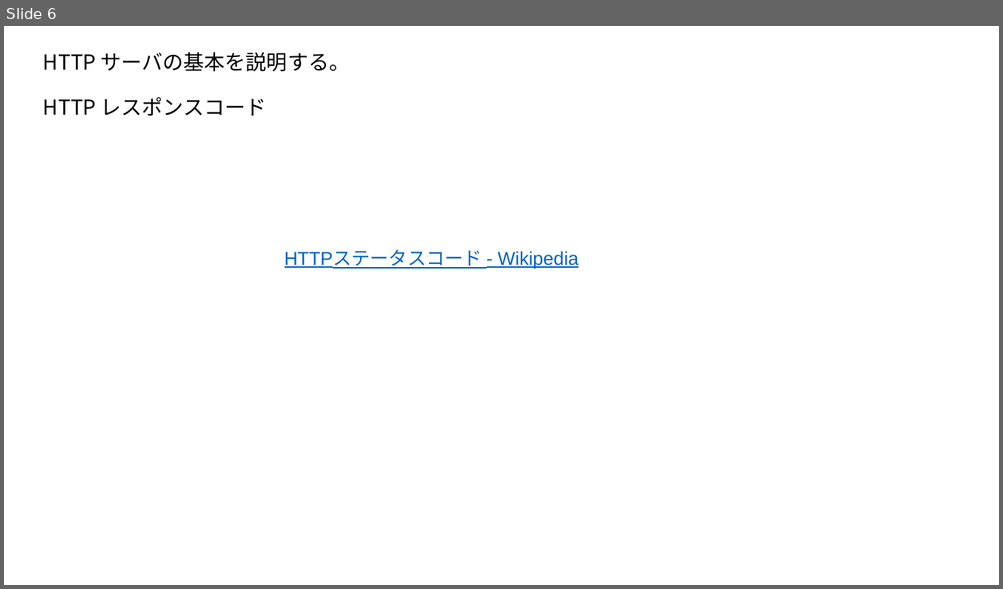
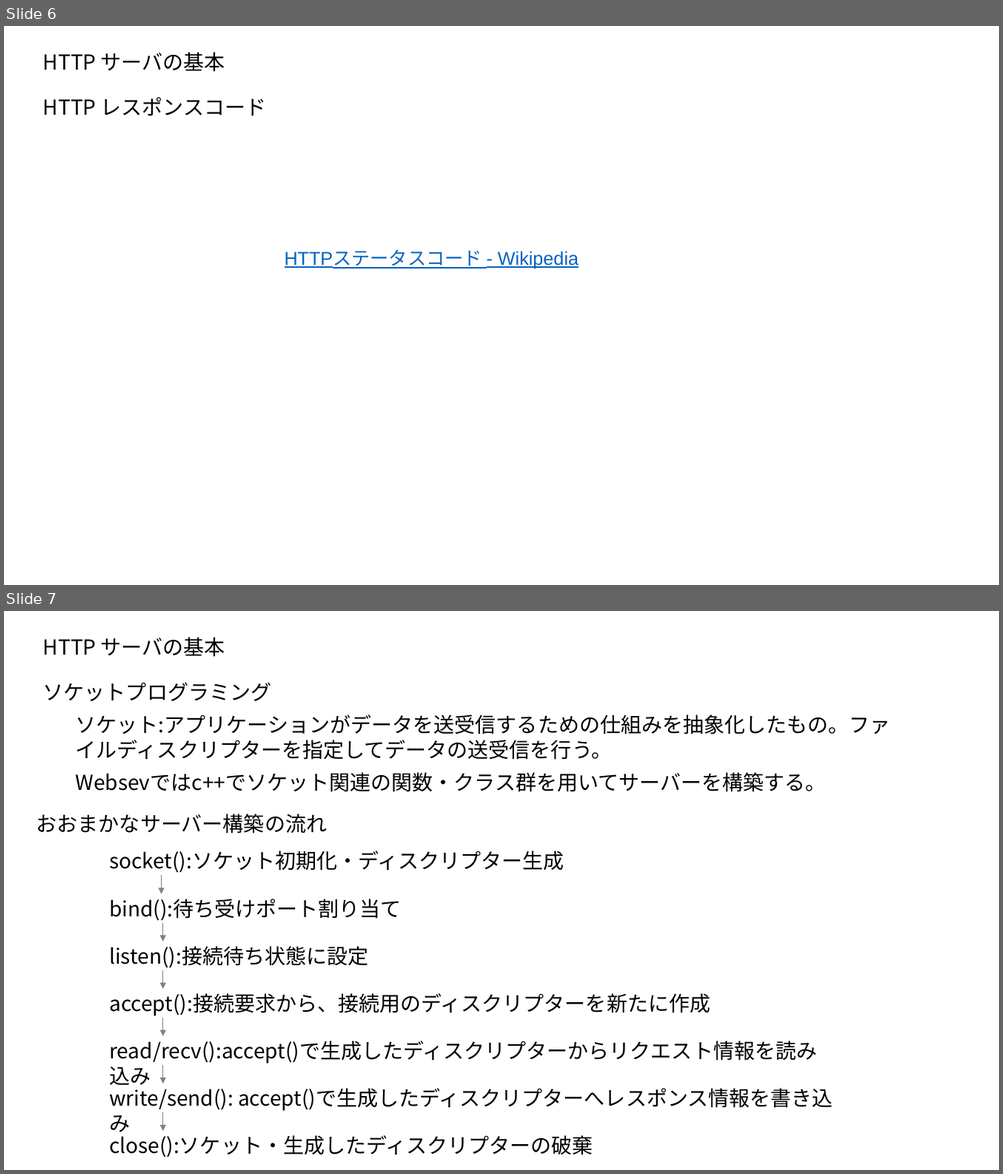
Before and after one commit to sk-uma/webserv, a slide deck: explain.pptx. Shown one above the other, each under a label of ours: slide 6 before the commit, slides 6 and 7 after it. The pictures are 1003x589 and 1003x1174 pixels, drawn with LibreOffice and Linux fonts; fonts in the diff are those of the drawing. Boxes give left, top, right and bottom in pixels: in the first picture for what was removed or moved away, otherwise in the second. Text is boxed around its words. In the diff, an @@ line names an element or a change of style, - is before the commit and + after.

```diff
--- a/explain.pptx
+++ b/explain.pptx
@@ slide 7 added at (x1=4, y1=611, x2=999, y2=1170), background #FFFFFF @@
@@ text added at (x1=43, y1=637, x2=225, y2=657), 20 pt, text #000000 @@
+HTTP サーバの基本
@@ text added at (x1=43, y1=682, x2=271, y2=701), 20 pt, text #000000 @@
+ソケットプログラミング
@@ text added at (x1=76, y1=715, x2=891, y2=760), 20 pt, text #000000 @@
+ソケット:アプリケーションがデータを送受信するための仕組みを抽象化したもの。ファイルディスクリプターを指定してデータの送受信を行う。
@@ text added at (x1=76, y1=772, x2=826, y2=792), 20 pt, text #000000 @@
+Websevではc++でソケット関連の関数・クラス群を用いてサーバーを構築する。
@@ text added at (x1=37, y1=814, x2=327, y2=834), 20 pt, text #000000 @@
+おおまかなサーバー構築の流れ
@@ text added at (x1=109, y1=851, x2=564, y2=873), 20 pt, text #000000 @@
+socket():ソケット初期化・ディスクリプター生成
@@ arrow added from (162, 876) to (162, 894), #808080 0.5 pt @@
@@ text added at (x1=109, y1=899, x2=401, y2=921), 20 pt, text #000000 @@
+bind():待ち受けポート割り当て
@@ arrow added from (163, 923) to (163, 942), #808080 0.5 pt @@
@@ text added at (x1=109, y1=946, x2=368, y2=968), 20 pt, text #000000 @@
+listen():接続待ち状態に設定
@@ arrow added from (163, 971) to (163, 989), #808080 0.5 pt @@
@@ text added at (x1=109, y1=994, x2=710, y2=1017), 20 pt, text #000000 @@
+accept():接続要求から、接続用のディスクリプターを新たに作成
@@ arrow added from (163, 1017) to (163, 1037), #808080 0.5 pt @@
@@ text added at (x1=109, y1=1041, x2=817, y2=1064), 20 pt, text #000000 @@
+read/recv():accept()で生成したディスクリプターからリクエスト情報を読み込み
@@ arrow added from (163, 1065) to (163, 1084), #808080 0.5 pt @@
@@ text added at (x1=109, y1=1088, x2=833, y2=1111), 20 pt, text #000000 @@
+write/send(): accept()で生成したディスクリプターへレスポンス情報を書き込み
@@ arrow added from (163, 1113) to (163, 1132), #808080 0.5 pt @@
@@ text added at (x1=109, y1=1136, x2=593, y2=1158), 20 pt, text #000000 @@
+close():ソケット・生成したディスクリプターの破棄
@@ slide 6 changed as well @@
@@ text at (x1=43, y1=52, x2=225, y2=72): text changed @@
-HTTP サーバの基本を説明する。
+HTTP サーバの基本
```
Also in this commit, not shown: 4 other slides changed, 4 other slides added, 3 other files.
